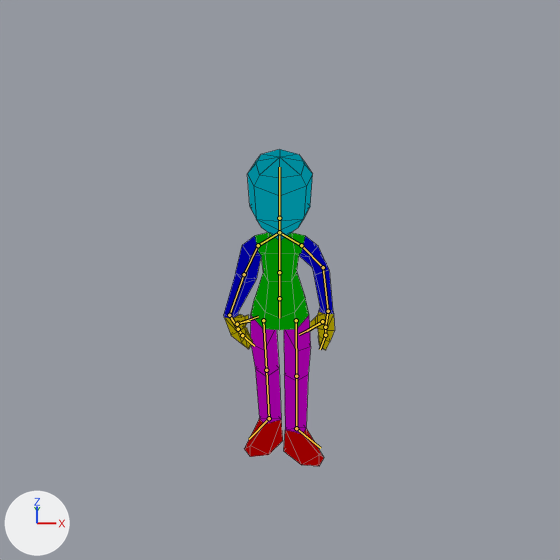
The Blender file Assets/IsoBasePy.blend, before and after one commit.
One viewpoint serves both versions: the file's camera 'cam_6'. The lights are fixed; the arrows at lower left show +X, +Y and +Z. The older version comes first. Both versions are drawn at frame 0 of the action 'stand'; the numbers are the values there. The bones that bend it are drawn over the model as lines. Mesh edges are drawn as thin lines.

In view in the first picture: 'BaseMesh'.
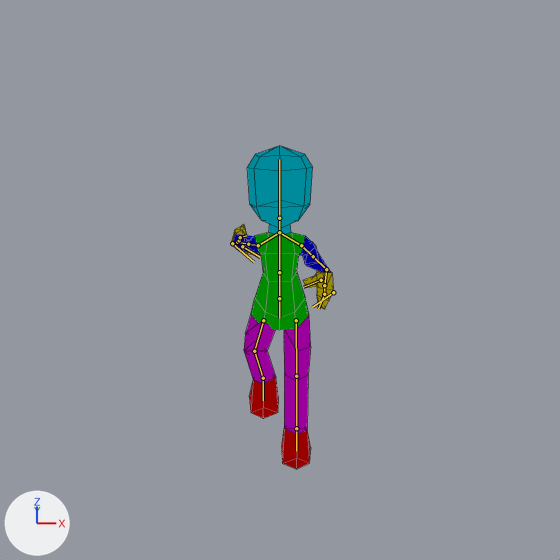
Location of each change, (x1, y1, x2, y2) in pixels of the pictures (560 x 560 px):
'BaseMesh', posed (8% narrower)
    before: (224, 149, 335, 466)
    after: (231, 146, 333, 469)
bone 'c_thumb.l', root to tip
    before: (323, 322) to (299, 334)
    after: (333, 292) to (312, 307)
bone 'head', root to tip
    before: (279, 218) to (279, 167)
    after: (279, 218) to (279, 159)
bone 'c_thumb.r', root to tip
    before: (237, 324) to (258, 316)
    after: (232, 243) to (254, 262)

Patch to the scene script:
```diff
--- a/Assets/IsoBasePy.blend.py
+++ b/Assets/IsoBasePy.blend.py
@@ bone_c_leg_l @@
 bone_c_leg_l = bpy.data.objects['BaseRig'].pose.bones['c_leg.l']  # child of 'master'
-bone_c_leg_l.rotation_quaternion = (0.962, 0.272, 0.0, 0.0)  # degrees (32, 0, 0)
+bone_c_leg_l.rotation_quaternion = (1.0, 0.0, 0.0, 0.0)  # degrees (0, 0, 0)
@@ bone_c_arm_l @@
 bone_c_arm_l = bpy.data.objects['BaseRig'].pose.bones['c_arm.l']  # child of 'master'
-bone_c_arm_l.location = (0.338, -0.261, 0.004)
+bone_c_arm_l.location = (0.397, -0.217, -0.351)
@@ bone_c_thumb_l @@
 bone_c_thumb_l = bpy.data.objects['BaseRig'].pose.bones['c_thumb.l']  # child of 'c_arm.l'
-bone_c_thumb_l.rotation_quaternion = (0.833, -0.446, 0.285, -0.16)  # degrees (-62, 19, -34)
+bone_c_thumb_l.rotation_quaternion = (1.0, 0.0, 0.0, 0.0)  # degrees (0, 0, 0)
@@ bone_head @@
 bone_head = bpy.data.objects['BaseRig'].pose.bones['head']  # child of 'neck'
-bone_head.rotation_quaternion = (1.0, 0.0, 0.0, 0.0)  # degrees (0, 0, 0)
+bone_head.rotation_quaternion = (0.886, -0.465, 0.0, 0.0)  # degrees (-55, 0, 0)
@@ bone_c_leg_r @@
 bone_c_leg_r = bpy.data.objects['BaseRig'].pose.bones['c_leg.r']  # child of 'master'
-bone_c_leg_r.location = (0.0, 0.081, 0.027)
-bone_c_leg_r.rotation_quaternion = (0.974, 0.225, 0.0, 0.0)  # degrees (26, 0, 0)
+bone_c_leg_r.location = (-0.333, -0.127, 0.0)
+bone_c_leg_r.rotation_quaternion = (1.0, 0.0, 0.0, 0.0)  # degrees (0, 0, 0)
@@ bone_c_arm_r @@
 bone_c_arm_r = bpy.data.objects['BaseRig'].pose.bones['c_arm.r']  # child of 'master'
-bone_c_arm_r.location = (-0.351, -0.251, 0.019)
-bone_c_arm_r.rotation_quaternion = (0.492, 0.016, 0.0, 0.871)  # degrees (1, -2, 121)
+bone_c_arm_r.location = (-0.251, -0.246, -0.462)
+bone_c_arm_r.rotation_quaternion = (0.521, -0.448, -0.421, 0.592)  # degrees (-76, 5, 93)
@@ bone_c_thumb_r @@
 bone_c_thumb_r = bpy.data.objects['BaseRig'].pose.bones['c_thumb.r']  # child of 'c_arm.r'
-bone_c_thumb_r.rotation_quaternion = (0.709, -0.694, 0.055, 0.113)  # degrees (-88, 14, 5)
+bone_c_thumb_r.rotation_quaternion = (1.0, 0.0, 0.0, 0.0)  # degrees (0, 0, 0)
@@ bone_elbow_r @@
 bone_elbow_r = bpy.data.objects['BaseRig'].pose.bones['elbow.r']  # child of 'master'
-bone_elbow_r.location = (0.217, 0.037, -0.099)
+bone_elbow_r.location = (0.0, 0.0, 0.0)
```
